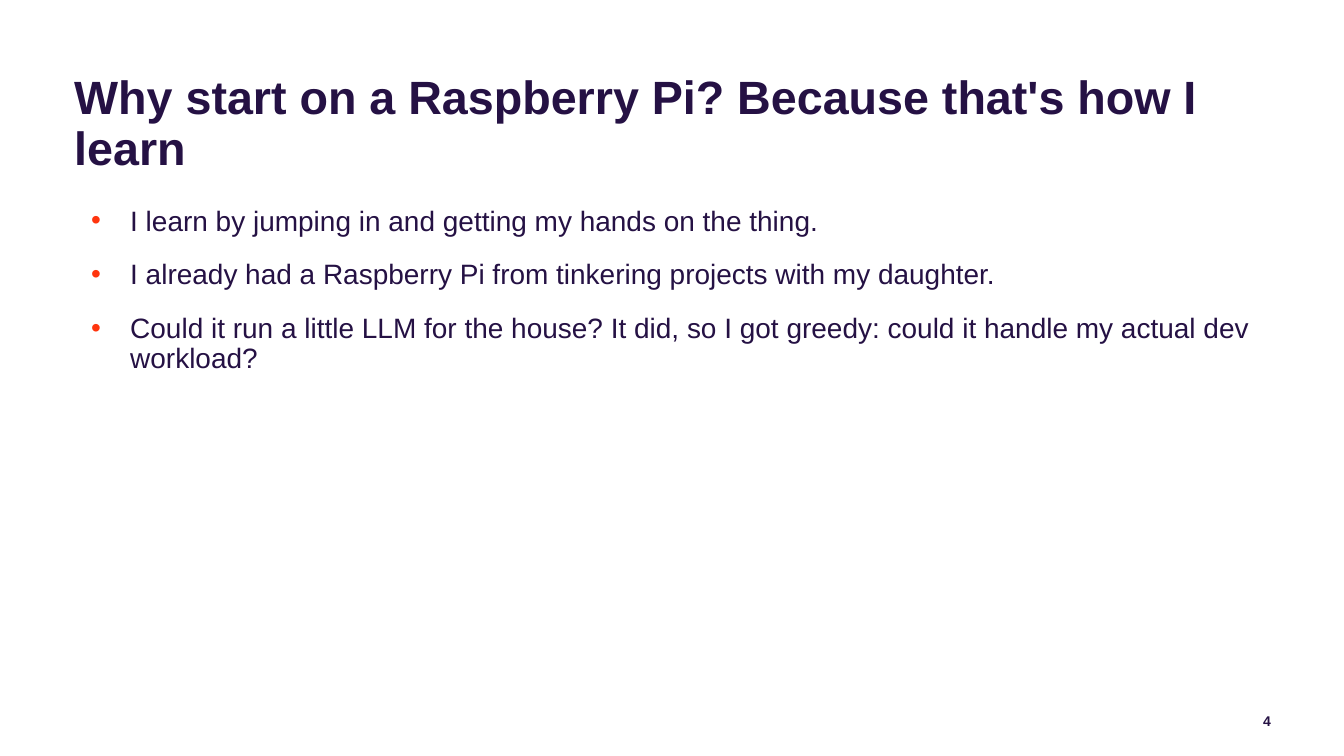
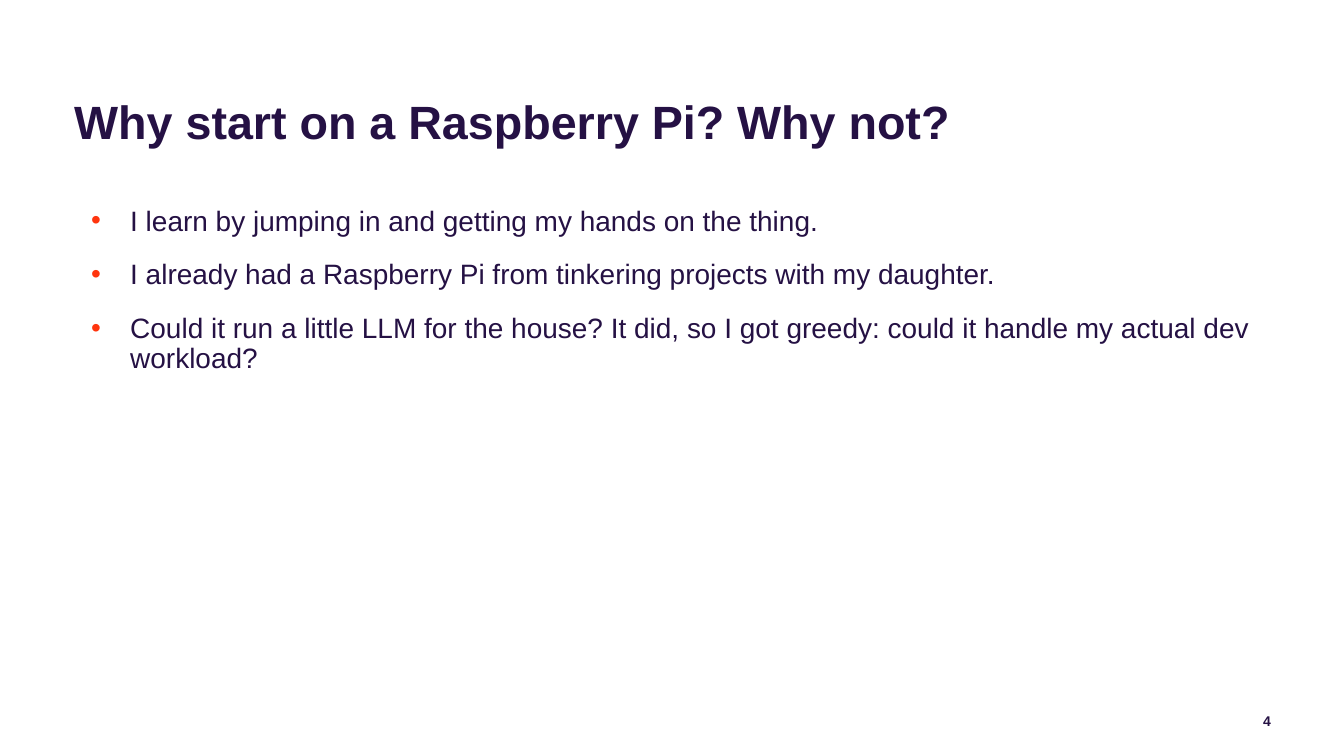
Before and after one commit to jconnolly/local-llm-pi5, a slide deck: slide 4 of local-llm-datasociety.pptx. Drawn at 1344x756 pixels with LibreOffice and Linux fonts; fonts in the diff are those of the drawing; background and template pictures are left out. Boxes give left, top, right and bottom in pixels: in the first picture for what was removed or moved away, otherwise in the second. Text is boxed around its words. In the diff, an @@ line names an element or a change of style, - is before the commit and + after.

Commit message:
Title slide: TL;DR ends at 'Open-ended repos:' with Conceited reaction gif as the punchline; 'why not?' origin title

```diff
--- a/local-llm-datasociety.pptx
+++ b/local-llm-datasociety.pptx
@@ title at <box>74,105,950,149</box>: text changed @@
-Why start on a Raspberry Pi? Because that's how I learn
+Why start on a Raspberry Pi? Why not?
```
Also in this commit, not shown: 1 other slide changed, 4 other files.
